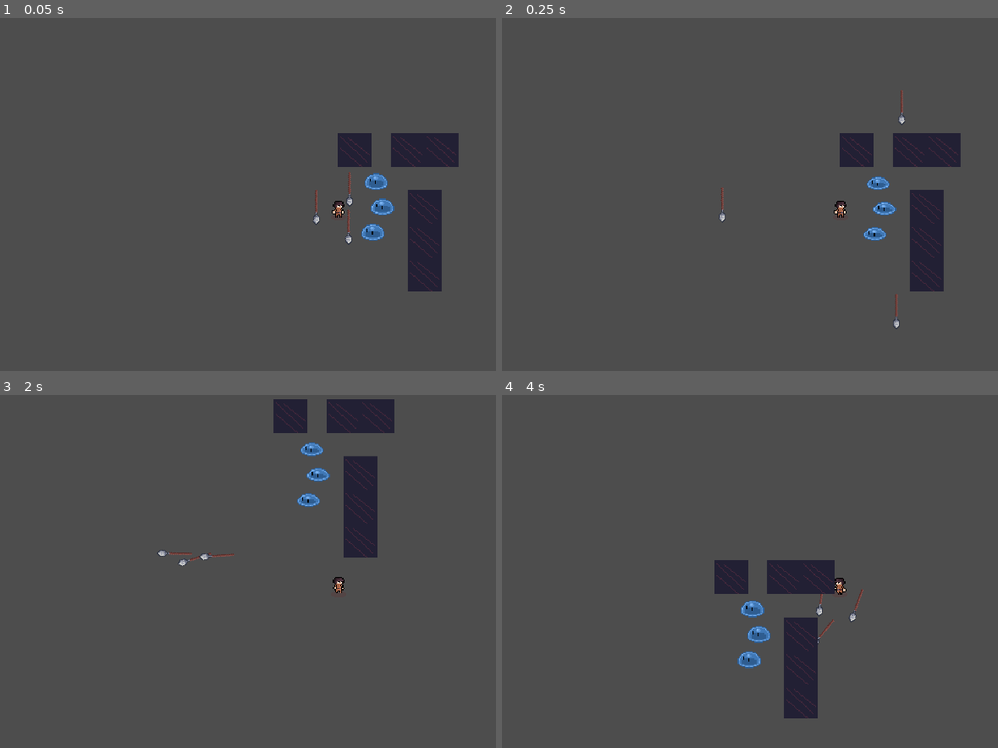
Above: before the commit, frames 1-4 (two rows, left to right).
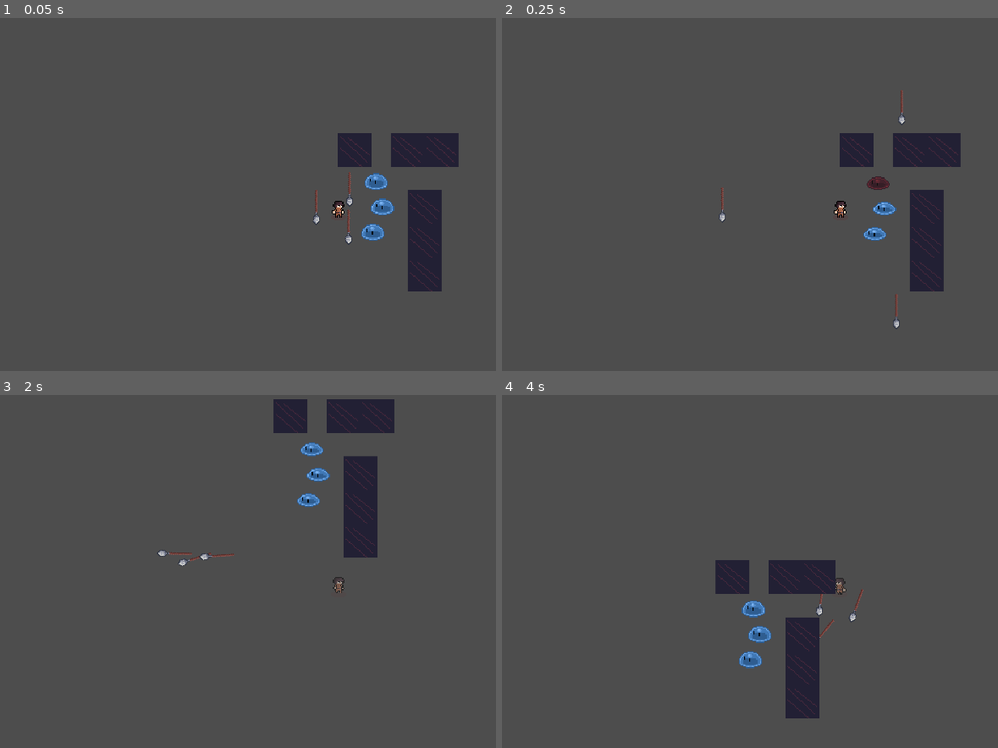
Above: after the commit, the same moments.

Repository: ArcaniaForbidden/Godot_Bullet_Hell
Game: Godot game, scene res://Scenes/Game.tscn
Same seed, same stepped clock (60 frames per second), same inputs: the game is played once before the commit and once after it.
Inputs (mouse positions are in pixels of both pictures, inside the frame that each line leads up to):
- Up to frame 1 (0.05 s): no input
- Up to frame 2 (0.25 s): no input
- Up to frame 3 (2 s): move the mouse to (486, 564) at 0.52 s; hold Right (ui_right) 0.53-1.28 s; click (486, 564) at 0.67 s; tap Space (ui_select) at 0.77, 1.52 s; move the mouse to (203, 603) at 1.27 s; hold Down (ui_down) from 1.28 s (still down)
- Up to frame 4 (4 s): move the mouse to (908, 500) at 2.02 s; release Down (ui_down) at 2.03 s; hold Right (ui_right) 2.03-2.78 s; move the mouse to (804, 659) at 2.77 s; hold Up (ui_up) 2.78-3.53 s; click (804, 659) at 2.92 s; tap Space (ui_select) at 3.02, 3.77 s; move the mouse to (outside the picture) at 3.52 s; hold Left (ui_left) from 3.53 s (still down)

Frame 1 is identical in both runs. In frame 2, 0.1% of the frame differs, in the area x 73-79%, y 44-49%; in frame 3, less than 0.1%; in frame 4, 1.0%, in the area x 42-70%, y 46-92%.

Commit message:
Fixes bug with player not taking damage from same enemy if not leaving the enemies damage area overlap.

Diff:
--- a/Scenes/BasicSlime.tscn
+++ b/Scenes/BasicSlime.tscn
@@ -18,11 +18,9 @@
 position = Vector2(0, -1)
 polygon = PackedVector2Array(0, -8, 7, -6, 9, -4, 10, -1, 10, 4, 7, 6, 4, 7, 0, 8, -4, 7, -7, 6, -10, 4, -10, -1, -9, -4, -7, -6)
 
-[node name="Area2D" type="Area2D" parent="."]
+[node name="DamageArea" type="Area2D" parent="."]
 collision_layer = 8
 
-[node name="CollisionPolygon2D" type="CollisionPolygon2D" parent="Area2D"]
+[node name="CollisionPolygon2D" type="CollisionPolygon2D" parent="DamageArea"]
 position = Vector2(0, -1)
 polygon = PackedVector2Array(0, -8, 7, -6, 9, -4, 10, -1, 10, 4, 7, 6, 4, 7, 0, 8, -4, 7, -7, 6, -10, 4, -10, -1, -9, -4, -7, -6)
-
-[connection signal="body_entered" from="Area2D" to="." method="_on_area_2d_body_entered"]
--- a/Scenes/Player.tscn
+++ b/Scenes/Player.tscn
@@ -5,7 +5,7 @@
 [ext_resource type="Script" uid="uid://b5pnf1m4xm21i" path="res://Scripts/WeaponManager.gd" id="4_dewec"]
 
 [sub_resource type="RectangleShape2D" id="RectangleShape2D_rpqav"]
-size = Vector2(9.84252, 13)
+size = Vector2(8.85827, 13)
 
 [node name="Player" type="CharacterBody2D"]
 collision_mask = 16
@@ -17,7 +17,7 @@
 animation = &"idle"
 
 [node name="CollisionShape2D" type="CollisionShape2D" parent="."]
-position = Vector2(0, 0.5)
+position = Vector2(0.5, 0.5)
 scale = Vector2(1.016, 1)
 shape = SubResource("RectangleShape2D_rpqav")
 
--- a/Scripts/BasicSlime.gd
+++ b/Scripts/BasicSlime.gd
@@ -1,24 +1,46 @@
 extends CharacterBody2D
 
 @onready var animated_sprite2d = $AnimatedSprite2D
+@onready var damage_area = $DamageArea
 
 @export var max_health: int = 50
 @export var damage: int = 10
+
 var health: int
 var playing_damage_sound := false
+var flashing := false
+var flash_duration := 0.2  # How long each flash lasts
+var flash_timer := 0.0
 
 func _ready():
+	add_to_group("enemy")
 	health = max_health
 	animated_sprite2d.play("idle")
 
-func take_damage(damage: int):
+func _process(delta):
+	if flashing:
+		flash_timer -= delta
+		if flash_timer <= 0:
+			flashing = false
+			animated_sprite2d.modulate = Color(1, 1, 1)
+	for body in damage_area.get_overlapping_bodies():
+		if body.is_in_group("player") and not body.invincible:
+			body.player_takes_damage(damage)
+
+func take_damage(damage_taken: int):
 	play_damage_sound()
-	health -= damage
+	damage_flash()
+	health -= damage_taken
 	if health <= 0:
 		die()
 
 func die():
 	queue_free()
+
+func damage_flash():
+	flashing = true
+	flash_timer = flash_duration
+	animated_sprite2d.modulate = Color(1, 0.2, 0.2, 0.8)
 
 func play_damage_sound():
 	if playing_damage_sound:
@@ -30,7 +52,3 @@
 		get_tree().create_timer(length).timeout.connect(func():
 			playing_damage_sound = false
 		)
-
-func _on_area_2d_body_entered(player: Node2D) -> void:
-	if player.is_in_group("player"):
-		player.player_takes_damage(damage)
--- a/Scripts/Player.gd
+++ b/Scripts/Player.gd
@@ -3,7 +3,7 @@
 @onready var animated_sprite2d = $AnimatedSprite2D
 @onready var weapon_manager = $WeaponManager
 
-var max_health: int = 20
+var max_health: int = 30
 var health: int
 var speed = 150.0
 var dash_speed = 300.0
@@ -16,7 +16,7 @@
 var input_direction = Vector2.ZERO
 var last_direction = Vector2.RIGHT
 var invincible: bool = false
-var invincibility_duration: float = 1.0
+var invincibility_duration: float = 5.0
 var invincibility_timer: float = 0.0
 
 func _ready():
--- a/Scripts/SoundManager.gd
+++ b/Scripts/SoundManager.gd
@@ -9,13 +9,13 @@
 	"damage": preload("res://Sounds/damage.wav"),
 }
 
-func play(sound_name: String, base_volume_db: float = 0.0, position = null) -> void:
+func play(sound_name: String, base_volume_db: float = 0.0, sound_position = null) -> void:
 	if not sounds.has(sound_name):
 		return
 	var sfx
 	if position != null:
 		sfx = AudioStreamPlayer2D.new()
-		sfx.position = position
+		sfx.position = sound_position
 		sfx.attenuation = 0.5
 	else:
 		sfx = AudioStreamPlayer.new()
